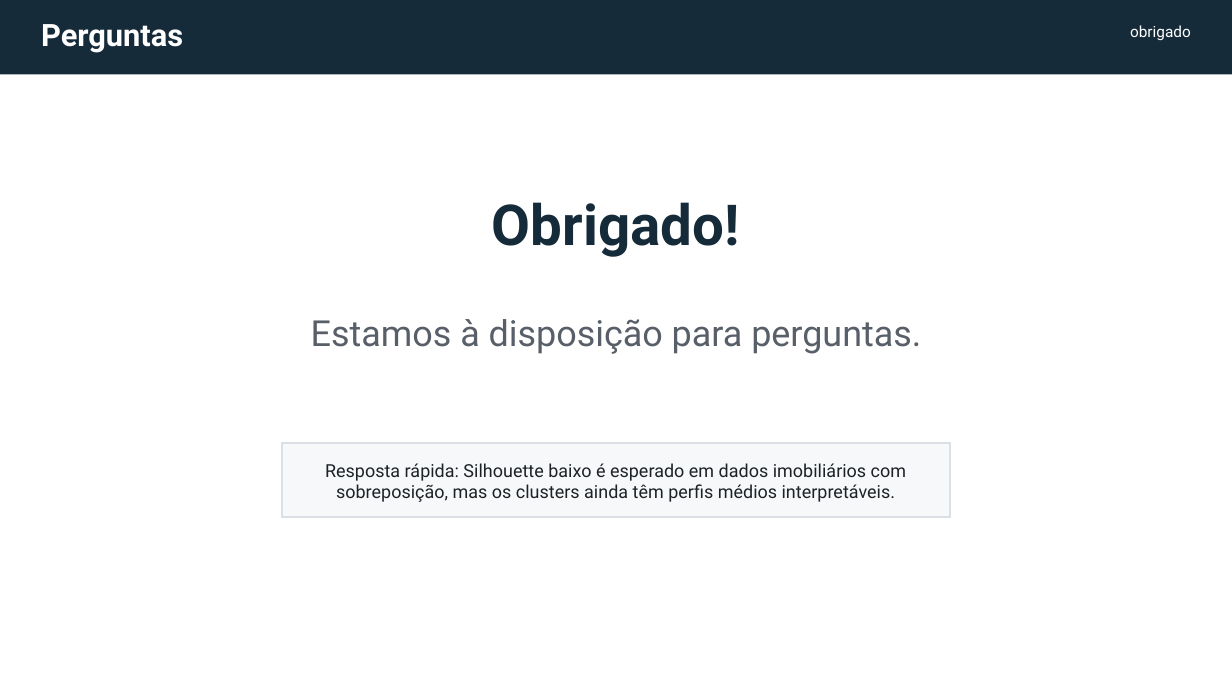
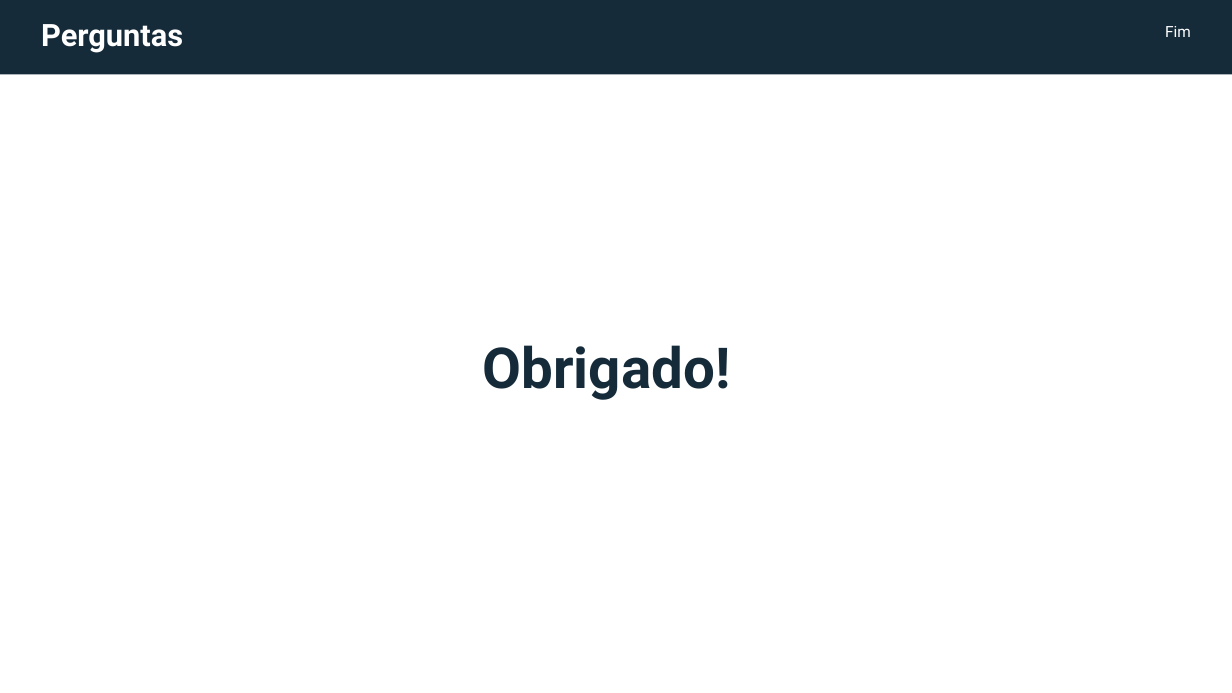
Before and after one commit to luisflipefv/analise-de-dados-c3, a slide deck: slide 13 of slides/apresentacao_house_prices_c3.pptx. Drawn at 1232x693 pixels with LibreOffice and Linux fonts; fonts in the diff are those of the drawing. Boxes give left, top, right and bottom in pixels: in the first picture for what was removed or moved away, otherwise in the second. Text is boxed around its words. In the diff, an @@ line names an element or a change of style, - is before the commit and + after.

```diff
--- a/slides/apresentacao_house_prices_c3.pptx
+++ b/slides/apresentacao_house_prices_c3.pptx
@@ text at [1165, 26, 1191, 37]: text changed @@
-obrigado
+Fim
@@ text "Obrigado!": place and size @@
-text "Obrigado!" at [492, 202, 740, 257]
+text "Obrigado!" at [483, 345, 731, 400]
@@ text removed at [311, 319, 921, 354] @@
-Estamos à disposição para perguntas.
@@ rectangle removed at [283, 443, 950, 518] @@
@@ text removed at [325, 463, 906, 502] @@
-Resposta rápida: Silhouette baixo é esperado em dados imobiliários com sobreposição, mas os clusters ainda têm perfis médios interpretáveis.
```
Also in this commit, not shown: 10 other slides changed, 1 slide added, 1 slide removed, 1 other file.
